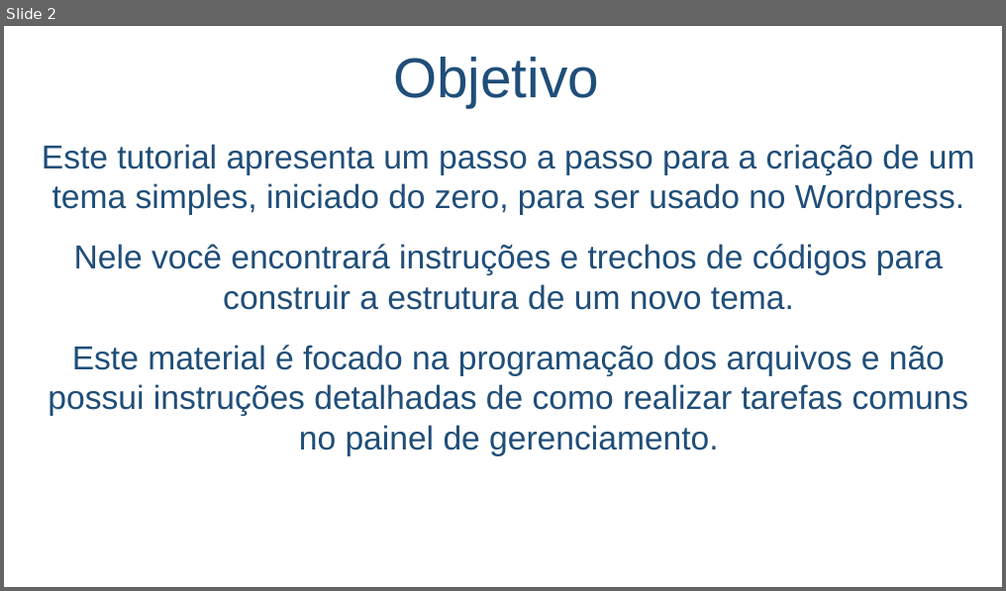
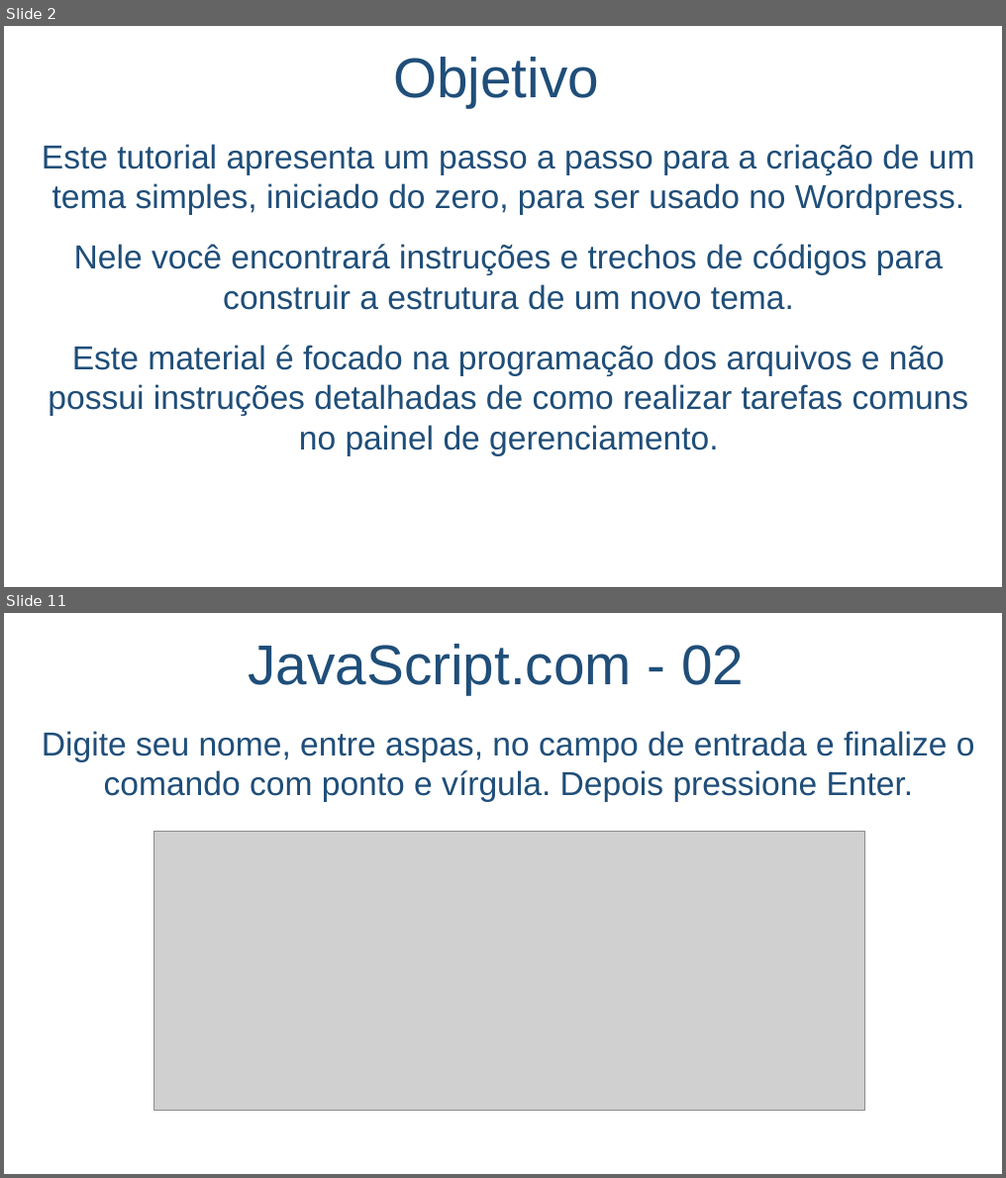
Before and after one commit to salmo-jr/public-slides, a slide deck: javascript-introducao.pptx. Shown one above the other, each under a label of ours: slide 2 before the commit, slides 2 and 11 after it; the slides between them are not shown. The pictures are 1006x591 and 1006x1178 pixels, drawn with LibreOffice and Linux fonts; fonts in the diff are those of the drawing; grey boxes stand for pictures; background and template pictures are left out. Boxes give left, top, right and bottom in pixels: in the first picture for what was removed or moved away, otherwise in the second. Text is boxed around its words. In the diff, an @@ line names an element or a change of style, - is before the commit and + after.

```diff
--- a/javascript-introducao.pptx
+++ b/javascript-introducao.pptx
@@ slide 11 added at <box>4,613,1002,1174</box>, background picture (left out) @@
@@ title added at <box>249,644,744,694</box>, 54 pt, text #1F4E79 @@
+JavaScript.com - 02
@@ text added at <box>42,731,975,802</box>, 32 pt, text #1F4E79 @@
+Digite seu nome, entre aspas, no campo de entrada e finalize o comando com ponto e vírgula. Depois pressione Enter.
@@ picture added at <box>153,832,865,1111</box> @@
```
Also in this commit, not shown: 3 slides changed, 7 other slides added, 43 slides removed.
